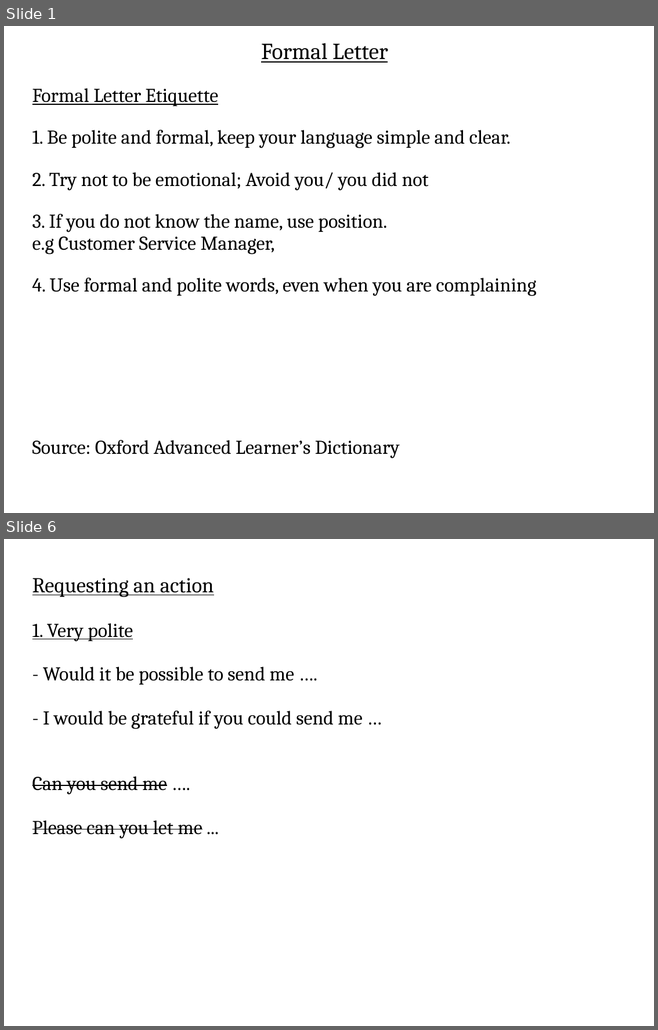
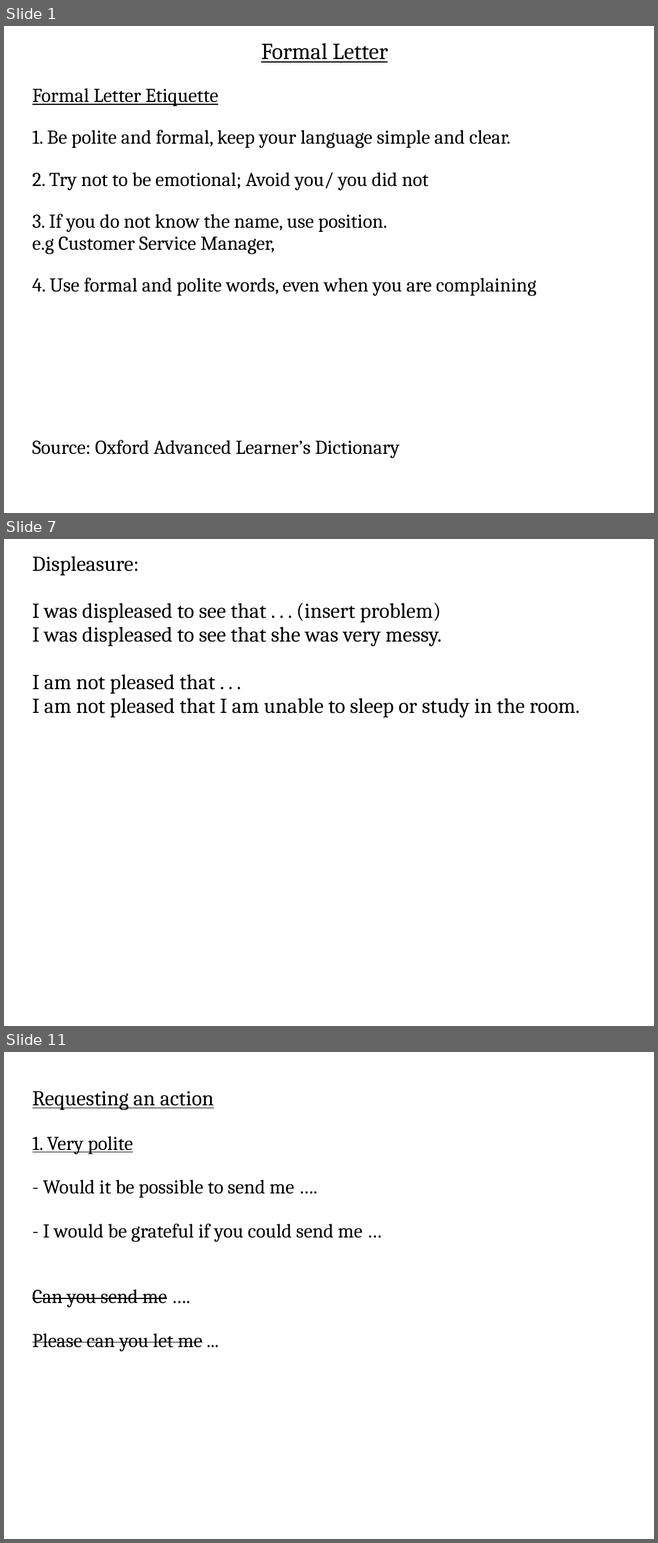
Before and after one commit to ADILp6/IBIT, a slide deck: Sunday_Tuesday_Thursday/Class_9_28_February_2019/FormalInformalLetter.odp. Shown one above the other, each under a label of ours: slides 1 and 6 before the commit, slides 1, 7 and 11 after it; the slides between them are not shown. The pictures are 658x1030 and 658x1543 pixels, drawn with LibreOffice and Linux fonts; fonts in the diff are those of the drawing. Boxes give left, top, right and bottom in pixels: in the first picture for what was removed or moved away, otherwise in the second. Text is boxed around its words. In the diff, an @@ line names an element or a change of style, - is before the commit and + after.

```diff
--- a/Sunday_Tuesday_Thursday/Class_9_28_February_2019/FormalInformalLetter.odp
+++ b/Sunday_Tuesday_Thursday/Class_9_28_February_2019/FormalInformalLetter.odp
@@ slide 7 added at (4,539,654,1026), background #FFFFFF @@
@@ free added at (32,551,617,987), 26 pt, text #000000 @@
+Displeasure:
+I was displeased to see that . . . (insert problem)
+I was displeased to see that she was very messy.
+I am not pleased that . . .
+I am not pleased that I am unable to sleep or study in the room.
@@ what was slide 6 is now slide 11 @@
```
Also in this commit, not shown: 2 slides changed, 6 other slides added, 1 slide removed, 37 other files.
